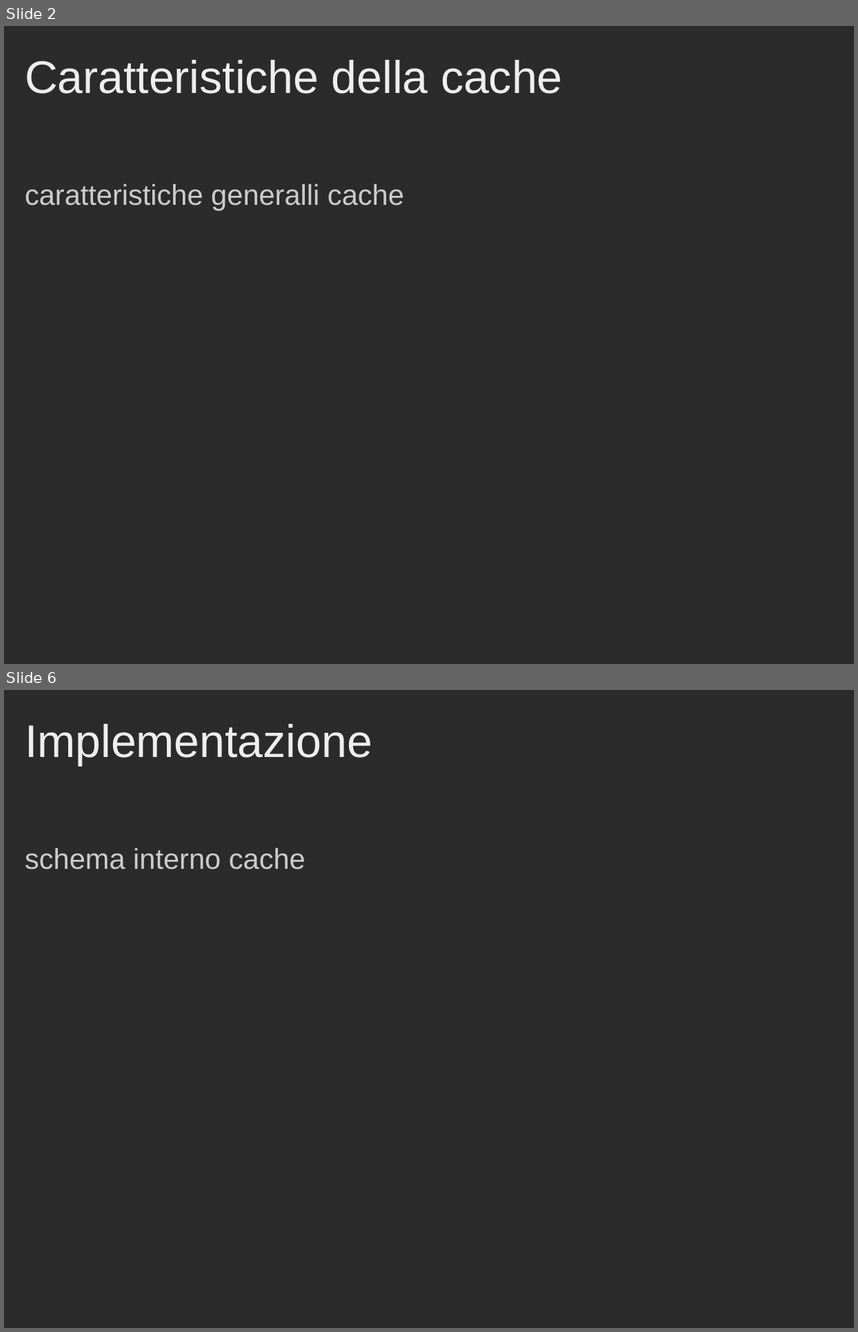
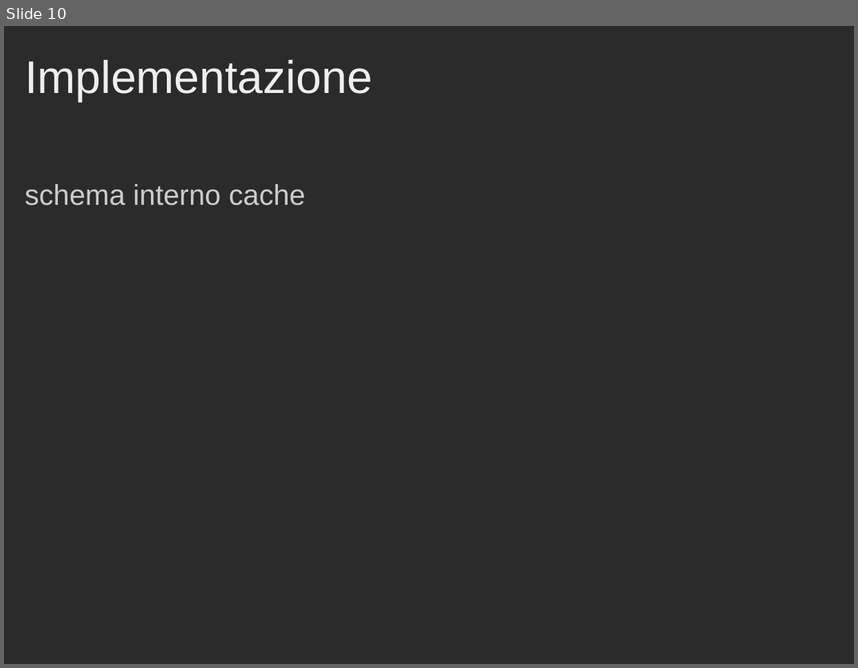
Before and after one commit to Muffo/dlxcache, a slide deck: Presentazione_Progetto_Cache.ppt. Shown one above the other, each under a label of ours: slides 2 and 6 before the commit, slide 10 after it; the slides between them are not shown. The pictures are 858x1332 and 858x668 pixels, drawn with LibreOffice and Linux fonts; fonts in the diff are those of the drawing; background and template pictures are left out; a plain dark background stands for a picture behind light text. Boxes give left, top, right and bottom in pixels: in the first picture for what was removed or moved away, otherwise in the second. Text is boxed around its words. In the diff, an @@ line names an element or a change of style, - is before the commit and + after.

```diff
--- a/Presentazione_Progetto_Cache.ppt
+++ b/Presentazione_Progetto_Cache.ppt
@@ slide 2 removed at [4, 26, 854, 664], background picture (left out) @@
@@ title removed at [25, 60, 563, 94] @@
-Caratteristiche della cache
@@ text removed at [25, 184, 404, 210] @@
-caratteristiche generalli cache
@@ what was slide 6 is now slide 10 @@
```
Also in this commit, not shown: 3 slides changed, 6 slides added, 1 other slide removed, 6 other files.
